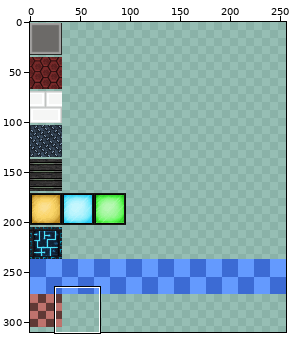
Two versions of one sprite sheet, res/Tilesets/zones.png. Above, an overview of the earlier version with the close-up marked.
Close-up. First the earlier version:
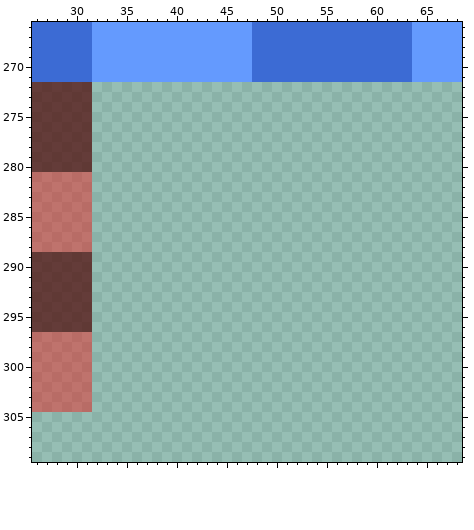
The file is 256x512 pixels. Colours within 5 levels of each other are drawn and written as one. Shown: x 26..68, y 266..309. The wide view leaves out empty margins.
After:
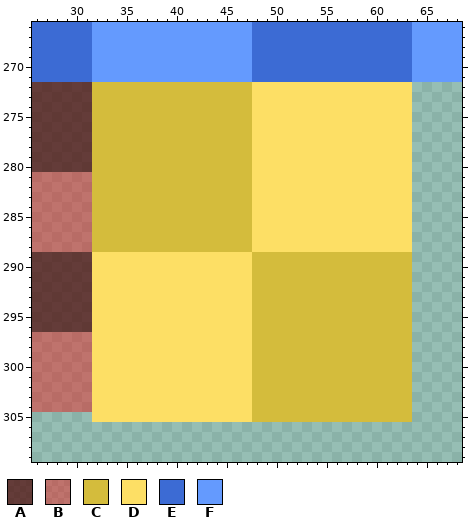
Palette (. is transparent): A #4c0000ae  B #ff000064  C #d4bc3c  D #fddf65  E #3c6bd4  F #649afe
Changes in this commit:
There is now colour C in rows 272 to 288 at x 32 to 47; in rows 289 to 305 at x 48 to 63.
There is now colour D in rows 272 to 288 at x 48 to 63; in rows 289 to 305 at x 32 to 47.
Where, in picture pixels (left, top, right, bottom), the same in both close-ups:
added: (92, 82, 412, 422)
